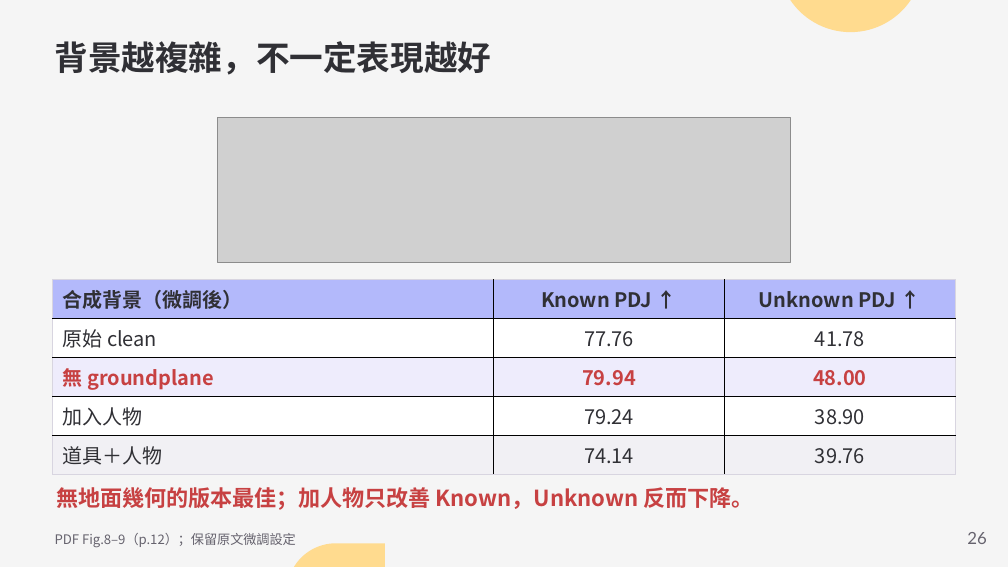
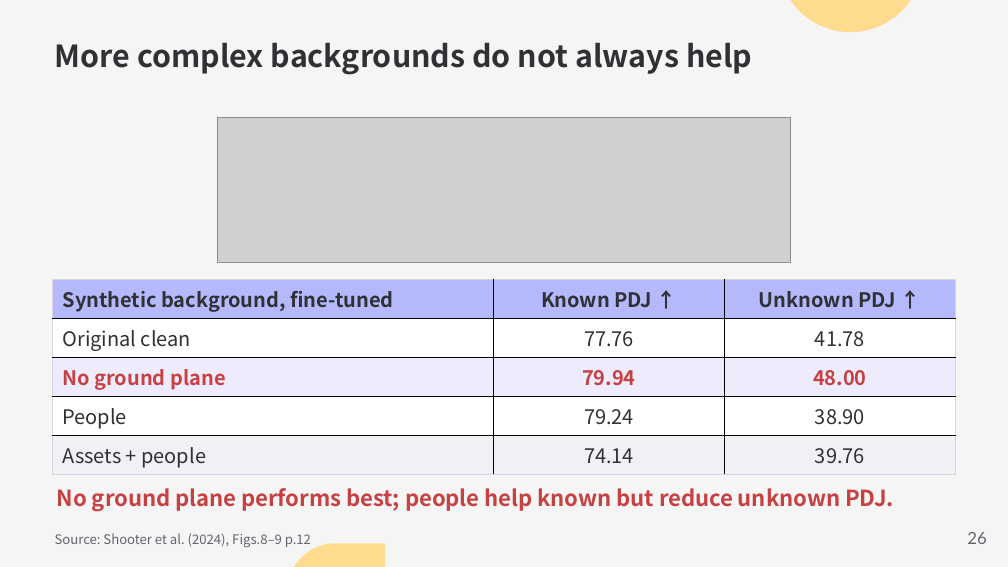
Before and after one commit to Funji713/presentation-design-pro, a slide deck: slide 26 of examples/sydog-video/SyDog-Video.pptx. Drawn at 1008x567 pixels with LibreOffice and Linux fonts; fonts in the diff are those of the drawing; grey boxes stand for pictures. Boxes give left, top, right and bottom in pixels: in the first picture for what was removed or moved away, otherwise in the second. Text is boxed around its words. In the diff, an @@ line names an element or a change of style, - is before the commit and + after.

```diff
--- a/examples/sydog-video/SyDog-Video.pptx
+++ b/examples/sydog-video/SyDog-Video.pptx
@@ text at (55,42,752,75): text changed; size 24 to 21.8 pt @@
-背景越複雜，不一定表現越好
+More complex backgrounds do not always help
@@ table at (52,279,956,472) @@
-row 1, column 1: 合成背景（微調後）
+row 1, column 1: Synthetic background, fine-tuned
-row 2, column 1: 原始 clean
+row 2, column 1: Original clean
-row 3, column 1: 無 groundplane
+row 3, column 1: No ground plane
-row 4, column 1: 加入人物
+row 4, column 1: People
-row 5, column 1: 道具＋人物
+row 5, column 1: Assets + people
@@ text at (57,488,893,511): text changed @@
-無地面幾何的版本最佳；加人物只改善 Known，Unknown 反而下降。
+No ground plane performs best; people help known but reduce unknown PDJ.
@@ text at (55,533,311,547): text changed @@
-PDF Fig.8–9（p.12）；保留原文微調設定
+Source: Shooter et al. (2024), Figs.8–9 p.12
```
Also in this commit, not shown: 21 other slides changed, 9 slides added, 9 slides removed, 5 other files.
